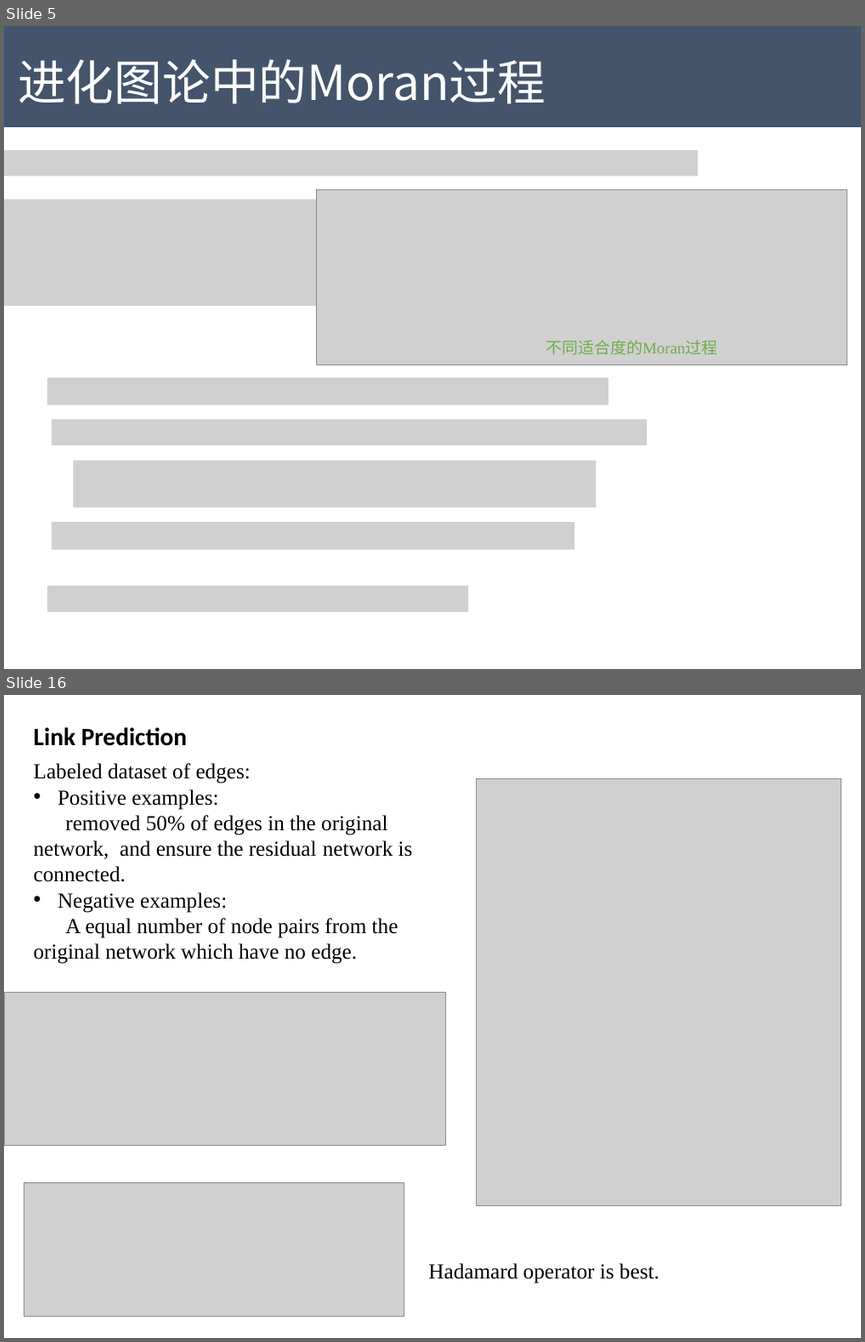
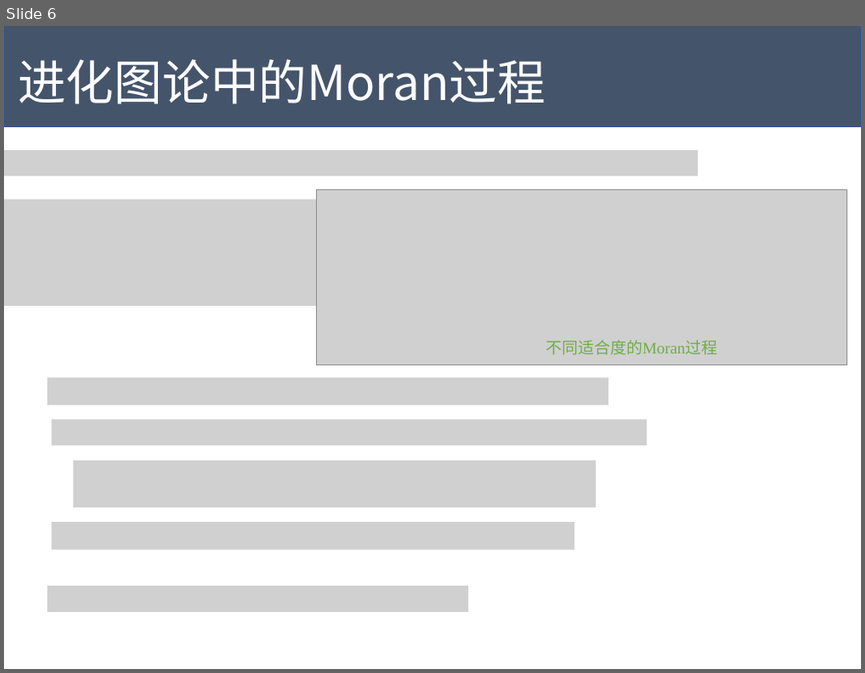
Before and after one commit to Tigerrr07/GNN-tiger, a slide deck: dynamics/pre.pptx. Shown one above the other, each under a label of ours: slides 5 and 16 before the commit, slide 6 after it; the slides between them are not shown. The pictures are 865x1342 and 865x673 pixels, drawn with LibreOffice and Linux fonts; fonts in the diff are those of the drawing; grey boxes stand for pictures. Boxes give left, top, right and bottom in pixels: in the first picture for what was removed or moved away, otherwise in the second. Text is boxed around its words. In the diff, an @@ line names an element or a change of style, - is before the commit and + after.

```diff
--- a/dynamics/pre.pptx
+++ b/dynamics/pre.pptx
@@ slide 16 removed at box(4, 695, 861, 1338), background #FFFFFF @@
@@ text removed at box(34, 727, 187, 746) @@
-Link Prediction
@@ text removed at box(34, 763, 413, 964) @@
-Labeled dataset of edges:
-• Positive examples:
-removed 50% of edges in the original network, and ensure the residual network is connected.
-• Negative examples:
-A equal number of node pairs from the original network which have no edge.
@@ picture removed at box(476, 779, 841, 1205) @@
@@ picture removed at box(4, 992, 446, 1145) @@
@@ picture removed at box(24, 1182, 404, 1315) @@
@@ text removed at box(428, 1263, 659, 1283) @@
-Hadamard operator is best.
@@ what was slide 5 is now slide 6 @@
```
Also in this commit, not shown: 5 slides changed, 5 slides added, 10 other slides removed, 5 other files.
